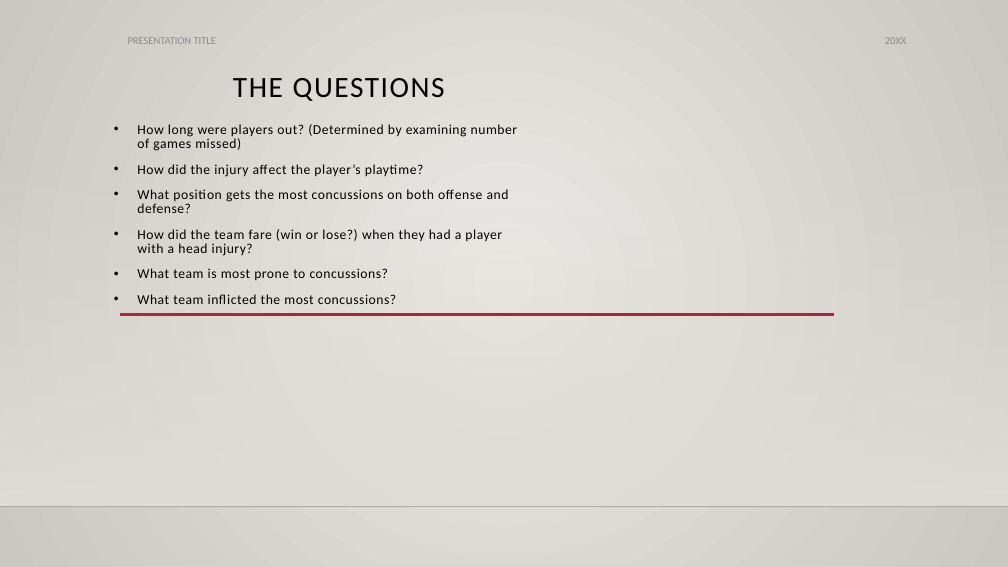
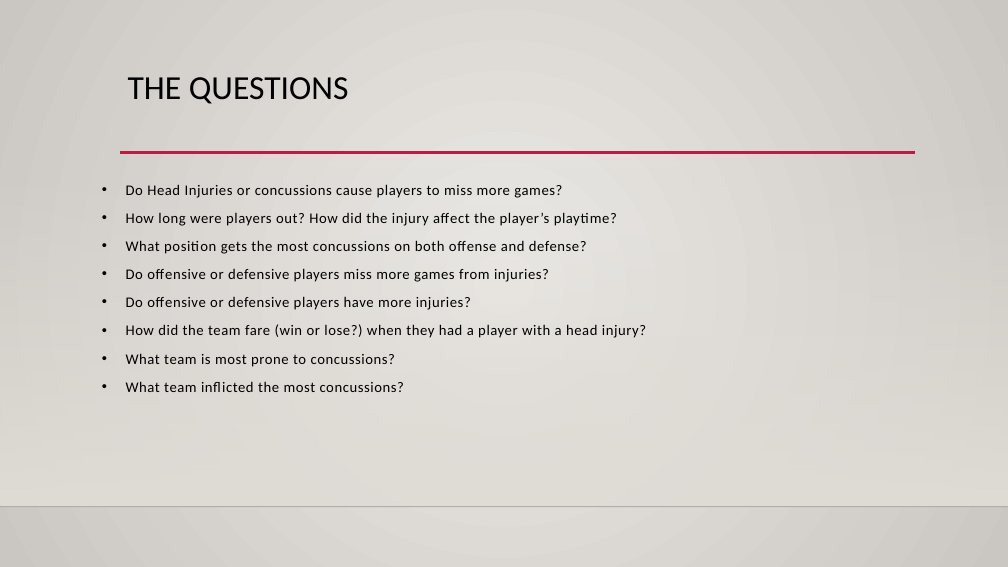
Before and after one commit to DunieCarrasco/nfl_concussion_analysis, a slide deck: slide 2 of NFL_concussion_study.pptx (slide 3 before the commit). Drawn at 1008x567 pixels with LibreOffice and Linux fonts; fonts in the diff are those of the drawing; background and template pictures are left out. Boxes give left, top, right and bottom in pixels: in the first picture for what was removed or moved away, otherwise in the second. Text is boxed around its words. In the diff, an @@ line names an element or a change of style, - is before the commit and + after.

```diff
--- a/NFL_concussion_study.pptx
+++ b/NFL_concussion_study.pptx
@@ text removed at (128, 37, 216, 44) @@
-PRESENTATION TITLE
@@ text removed at (885, 37, 906, 44) @@
-20XX
@@ title "THE QUESTIONS": place and size @@
-title "THE QUESTIONS" at (233, 78, 445, 101)
+title "THE QUESTIONS" at (128, 77, 349, 104)
@@ title "THE QUESTIONS" at (128, 77, 349, 104): size 28 to 32 pt, letter spacing 1.5 to 0 pt; vertical alignment bottom to top @@
@@ text "Do Head Injuries or concussions ...": place and size @@
-text "Do Head Injuries or concussions ..." at (137, 124, 518, 304)
+text "Do Head Injuries or concussions ..." at (126, 184, 646, 392)
@@ line moved from (120, 315) - (834, 315) to (120, 153) - (915, 153) @@
@@ text at (126, 184, 617, 226): text changed; size 12.9 to 14 pt @@
-• How long were players out? (Determined by examining number of games missed)
-• How did the injury affect the player’s playtime?
+• Do Head Injuries or concussions cause players to miss more games?
+• How long were players out? How did the injury affect the player’s playtime?
@@ text at (126, 268, 549, 310): paragraphs added @@
+• Do offensive or defensive players miss more games from injuries?
+• Do offensive or defensive players have more injuries?
@@ text at (126, 240, 646, 392): size 12.9 to 14 pt in "What position gets the most concussions on ...", "How did the team fare (win or ...", "What team is most prone to concussions?", "What team inflicted the most concussions?"; line spacing 0.9 to 1 @@
```
Also in this commit, not shown: 5 other slides changed, 5 slides added, 3 slides removed.
